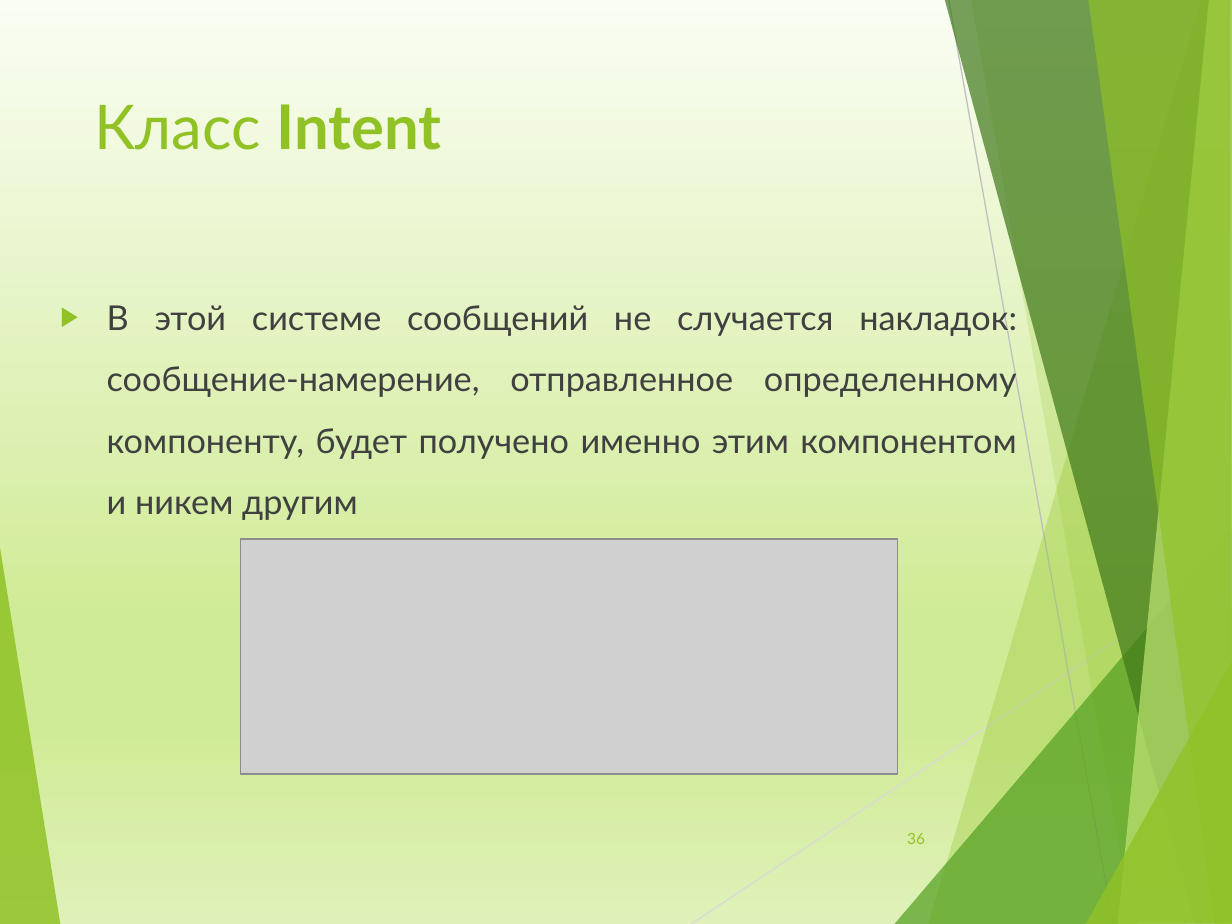
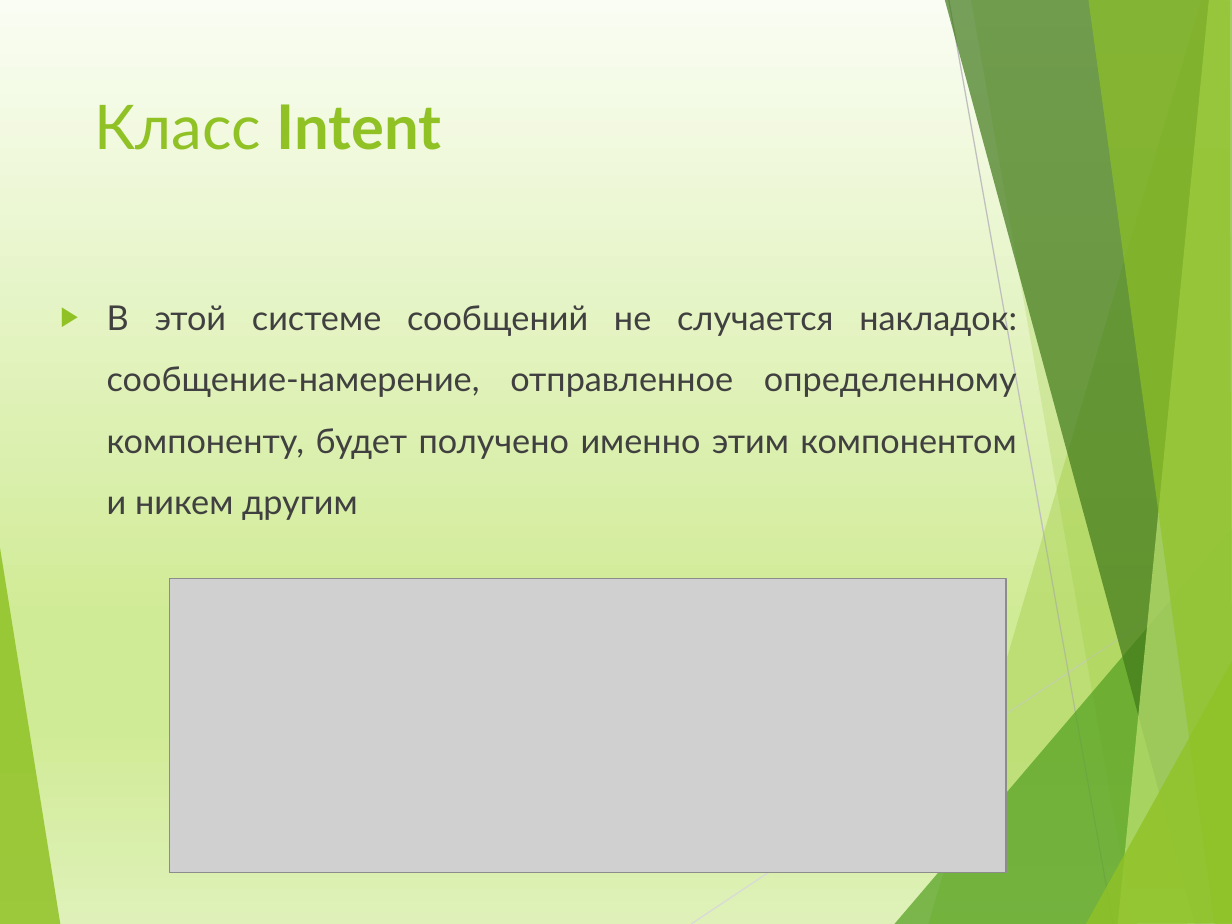
Before and after one commit to maxchv/Android, a slide deck: slide 36 of Week01/Lesson02/Android02.pptx. Drawn at 1232x924 pixels with LibreOffice and Linux fonts; fonts in the diff are those of the drawing; grey boxes stand for pictures. Boxes give left, top, right and bottom in pixels: in the first picture for what was removed or moved away, otherwise in the second. Text is boxed around its words. In the diff, an @@ line names an element or a change of style, - is before the commit and + after.

```diff
--- a/Week01/Lesson02/Android02.pptx
+++ b/Week01/Lesson02/Android02.pptx
@@ picture removed at (240,540,897,775) @@
@@ picture added at (170,578,1007,872) @@
@@ page number removed at (907,833,925,844) @@
-36
```
Also in this commit, not shown: 5 other slides changed, 1 other file.
